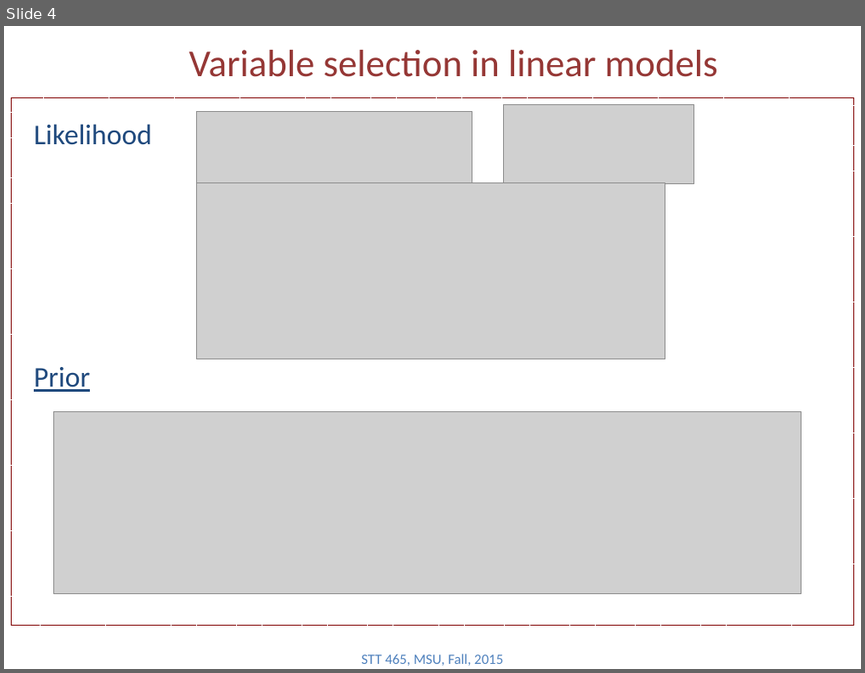
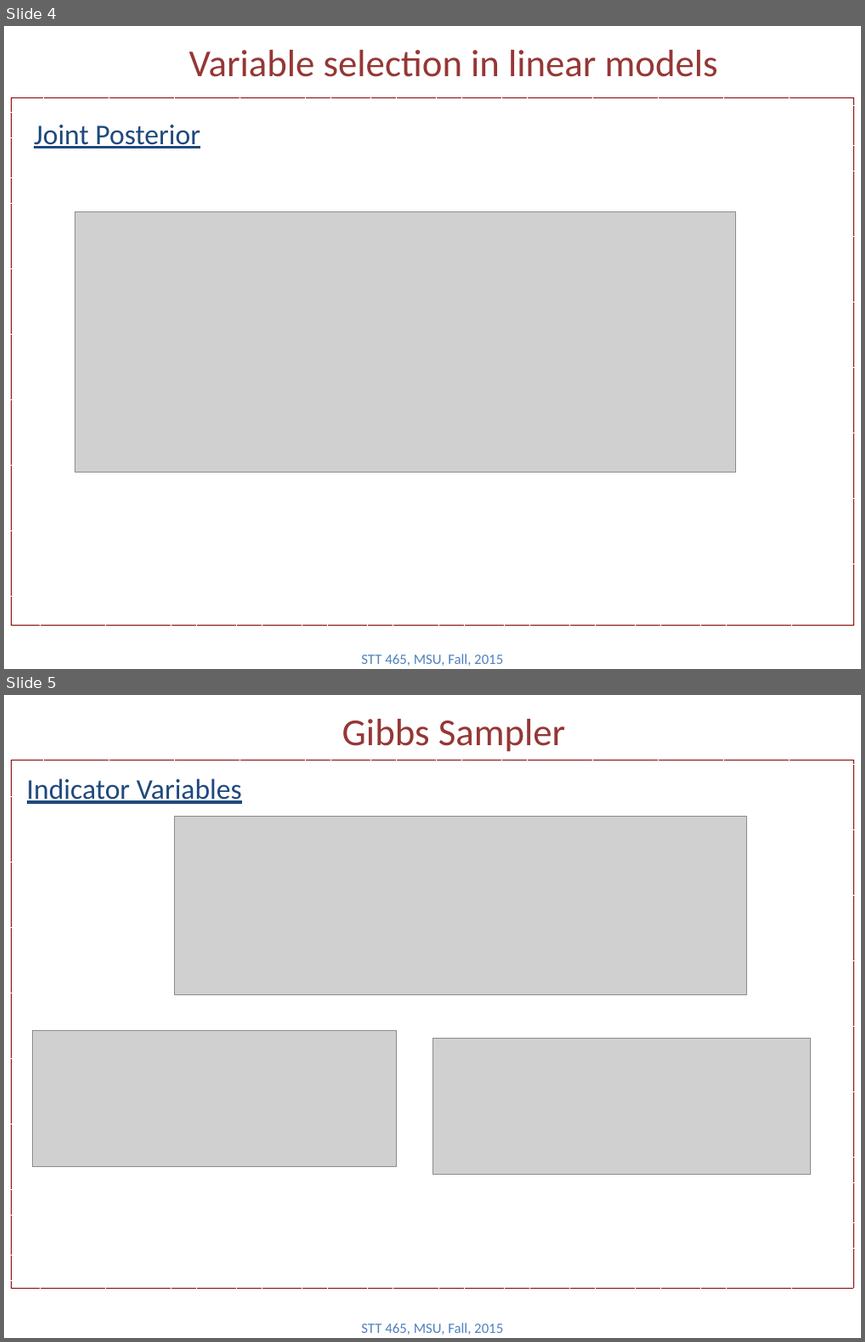
Before and after one commit to Boukos/STT465, a slide deck: STT465_15.pptx. Shown one above the other, each under a label of ours: slide 4 before the commit, slides 4 and 5 after it. The pictures are 865x673 and 865x1342 pixels, drawn with LibreOffice and Linux fonts; fonts in the diff are those of the drawing; grey boxes stand for pictures. Boxes give left, top, right and bottom in pixels: in the first picture for what was removed or moved away, otherwise in the second. Text is boxed around its words. In the diff, an @@ line names an element or a change of style, - is before the commit and + after.

```diff
--- a/STT465_15.pptx
+++ b/STT465_15.pptx
@@ slide 5 added at box(4, 695, 861, 1338), background #FFFFFF @@
@@ title added at box(342, 719, 565, 752), 32 pt, text #953735 @@
+Gibbs Sampler
@@ rectangle added at box(11, 760, 853, 1288), outline #800000 0.75 pt dashed @@
@@ text added at box(27, 778, 242, 804), 24 pt, text #1F497D, underline @@
+Indicator Variables
@@ picture added at box(175, 817, 747, 995) @@
@@ picture added at box(32, 1031, 397, 1167) @@
@@ picture added at box(432, 1038, 811, 1174) @@
@@ text added at box(361, 1322, 503, 1334), 12 pt, text #4F81BD @@
+STT 465, MSU, Fall, 2015
@@ slide 4 changed as well @@
@@ text at box(34, 125, 200, 148): text changed @@
-Likelihood
+Joint Posterior
@@ picture removed at box(197, 112, 472, 188) @@
@@ picture removed at box(504, 105, 693, 184) @@
@@ picture: place and size @@
-picture at box(197, 182, 665, 358)
+picture at box(75, 212, 735, 472)
@@ text removed at box(34, 367, 90, 392) @@
-Prior
@@ picture removed at box(53, 412, 800, 593) @@
```
Also in this commit, not shown: 4 other slides changed, 3 other slides added, 13 slides removed, 1 other file.
